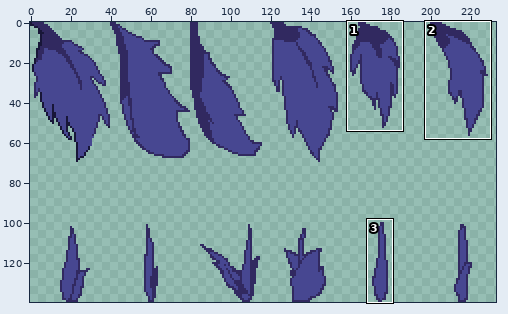
Sprite sheet: Sources/Modules/Yggdrasil/YggdrasilTown/Tiles/LampWood/FemaleLampWood_leaves_dark.png. Above: a wide view before the commit, with the close-up outlined.
Close-up. Old version:
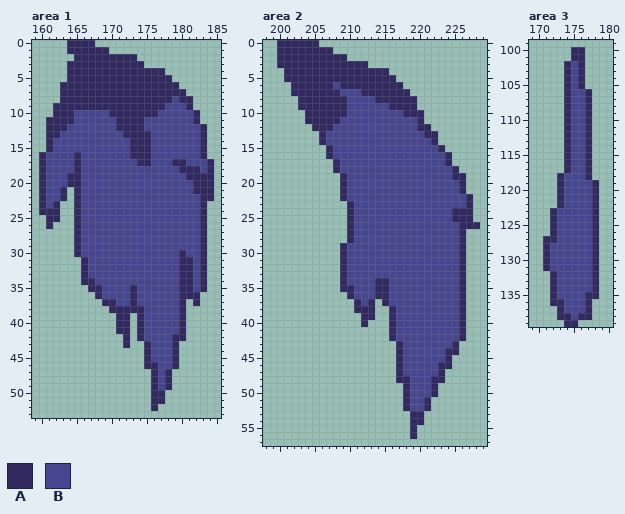
The file is 480x280 pixels, drawn in blocks of 2x2; one block is one cell here. Colours within 5 levels of each other are drawn and written as one. Shown: area 1: x 159..185, y 0..53; area 2: x 198..229, y 0..57; area 3: x 169..180, y 99..139. The wide view leaves out empty margins. The commit also changed other parts of the picture, which this record leaves out.
Palette (. is transparent): A #312960  B #474791
Pixels before, area 1, first column x 160:
 0 ....AAAA.................
 1 ....AAAAAA...............
 2 .....AAAAAAAAA...........
 3 ....AAAAAAAAAAA..........
 4 ....AAAAAAAAAAAAAA.......
 5 ....AAAAAAAAAAAAAAA......
 6 ...AAAAAAAAAAAAAAAAA.....
 7 ...AAAAAAAAAAAAAAAAAA....
 8 ...AAAAAAAAAAAAAAAABAA...
 9 ..AAAAAAAAAAAAAAAABBBA...
10 ..AAABBBBBAAAAAAABBBBBA..
11 .AAAABBBBBBAAAABBBBBBBA..
12 .AAABBBBBBBAAAABBBBBBBBA.
13 .AABBBBBBBBBAAAABBBBBBBA.
14 .ABBBBBBBBBBBAAABBBBBBBA.
15 .ABBBBBBBBBBBAAABBBBBBBA.
16 ABBBBABBBBBBBAAABBBBBBBA.
17 ABBBBABBBBBBBBAABBBAABBBA
18 ABBBBABBBBBBBBBBBBBBAAABA
19 ABBBAABBBBBBBBBBBBBBBAAAA
20 ABBBAABBBBBBBBBBBBBBBBAAA
21 ABBA.ABBBBBBBBBBBBBBBBAAA
22 ABBA.ABBBBBBBBBBBBBBBBBAA
23 ABA..ABBBBBBBBBBBBBBBBBA.
24 AAA..ABBBBBBBBBBBBBBBBBA.
25 .AA..ABBBBBBBBBBBBBBBBBA.
26 .A...ABBBBBBBBBBBBBBBBBA.
27 .....ABBBBBBBBBBBBBBBBBA.
28 .....ABBBBBBBBBBBBBBBBBA.
29 .....ABBBBBBBBBBBBBBBBBA.
30 .....ABBBBBBBBBBBBBBABBA.
31 ......ABBBBBBBBBBBBBAABA.
32 ......ABBBBBBBBBBBBBAABA.
33 ......ABBBBBBBBBBBBBAABA.
34 ......AABBBBBBBBBBBBAABA.
35 .......AABBBBABBBBBBAABA.
36 ........ABBBBABBBBBBAAA..
37 .........AABBABBBBBBA.A..
38 ..........AAAAABBBBBA....
39 ...........AA.ABBBBBA....
40 ...........AA.ABBBBBA....
41 ...........AA.ABBBBBA....
42 ............A.ABBBBAA....
43 ............A..ABBBA.....
44 ...............ABBBA.....
45 ...............ABBBA.....
46 ...............AABBA.....
47 ................ABA......
48 ................ABA......
49 ................ABA......
50 ................AA.......
51 ................AA.......
52 ................A........
Pixels before, area 2, first column x 200:
 0 AAAAAA.......................
 1 AAAAAAAA.....................
 2 AAAAAAAAAA...................
 3 AAAAAAAAAAAAA................
 4 .AAAAAAAAAAAAAAA.............
 5 .AAAAAAAAAAAAAAAA............
 6 ..AAAAAABAAAAAAAAA...........
 7 ..AAAAAAABBBAAAAAAA..........
 8 ...AAAAAAABBBBAAAAAA.........
 9 ...AAAAAAABBBBBBAAAA.........
10 ....AAAAAABBBBBBBBAAA........
11 ....AAAAABBBBBBBBBBBA........
12 .....AAABBBBBBBBBBBBAA.......
13 ......ABBBBBBBBBBBBBBAA......
14 ......ABBBBBBBBBBBBBBBA......
15 .......ABBBBBBBBBBBBBBBA.....
16 .......ABBBBBBBBBBBBBBBBA....
17 ........ABBBBBBBBBBBBBBBA....
18 ........ABBBBBBBBBBBBBBBBA...
19 .........ABBBBBBBBBBBBBBBAA..
20 .........ABBBBBBBBBBBBBBBBA..
21 .........ABBBBBBBBBBBBBBBBA..
22 .........ABBBBBBBBBBBBBBBBBA.
23 ..........ABBBBBBBBBBBBBBBBA.
24 ..........ABBBBBBBBBBBBBBAAA.
25 ..........ABBBBBBBBBBBBBBAAA.
26 ..........ABBBBBBBBBBBBBBBAAA
27 ..........ABBBBBBBBBBBBBBBA..
28 ..........ABBBBBBBBBBBBBBBA..
29 .........ABBBBBBBBBBBBBBBBA..
30 .........ABBBBBBBBBBBBBBBBA..
31 .........ABBBBBBBBBBBBBBBBA..
32 .........ABBBBBBBBBBBBBBBBA..
33 .........ABBBBBBBBBBBBBBBBA..
34 .........ABBBBAABBBBBBBBBBA..
35 .........AABBBAABBBBBBBBBBA..
36 ..........ABBBAABBBBBBBBBBA..
37 ...........ABA.ABBBBBBBBBBA..
38 ...........AAA..ABBBBBBBBBA..
39 ............AA..ABBBBBBBBBA..
40 ............A...ABBBBBBBBBA..
41 ................ABBBBBBBBBA..
42 ................ABBBBBBBBBA..
43 .................ABBBBBBBA...
44 .................ABBBBBBAA...
45 .................ABBBBBBA....
46 .................ABBBBBAA....
47 .................ABBBBBA.....
48 .................AABBBAA.....
49 ..................ABBBA......
50 ..................ABBBA......
51 ..................ABBA.......
52 ..................ABBA.......
53 ...................AA........
54 ...................AA........
55 ...................A.........
56 ...................A.........
Pixels before, area 3, first column x 171:
100 ....AA..
101 ....AA..
102 ...ABA..
103 ...ABA..
104 ...ABA..
105 ...ABA..
106 ...ABBA.
107 ...ABBA.
108 ...ABBA.
109 ...ABBA.
110 ...ABBA.
111 ...ABBA.
112 ...ABBA.
113 ...ABBA.
114 ...ABBA.
115 ...ABBA.
116 ...ABBA.
117 ...ABBA.
118 ..ABBBA.
119 ..ABBBBA
120 ..ABBBBA
121 ..ABBBBA
122 ..ABBBBA
123 .ABBBBBA
124 .ABBBBBA
125 .ABBBBBA
126 .ABBBBBA
127 AABBBBBA
128 ABBBBBBA
129 ABBBBBBA
130 ABBBBBBA
131 ABBBBBBA
132 .ABBBBBA
133 .ABBBBBA
134 .ABBBBBA
135 .ABBBBAA
136 .AABBBA.
137 ..ABBBA.
138 ..AABAA.
139 ...AA...
The same view after the edit:
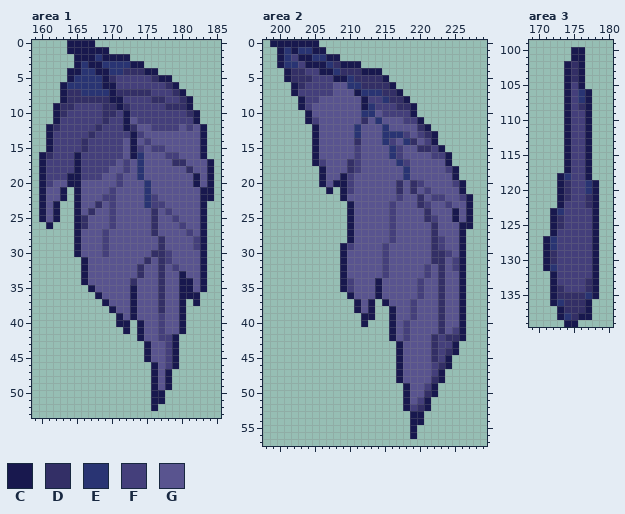
Colours new in this view: C #18184e  D #332f66  E #293473  F #443f7b  G #59548f
Edits made:
Changed rows in their new state; - is an unchanged pixel.
Area 1:
first column x 160:
 0 ----CCCC-----------------
 1 ----CCCCCC---------------
 2 -----CCCECCCC.-----------
 3 ----.CECCEEEECC----------
 4 ----CCEECCEEDDDCC.-------
 5 ----CEEEECDFFFFFDCC------
 6 ---CEEEEECCFFFFFFFDC-----
 7 ---CDDEEEECDDDDDFFFDC----
 8 ---CDDDDDDCCFFFFDDFFDC---
 9 --CDDFFFFDDCDFFFFFDDDC---
10 --CDFFFFFDDFCFFFFFFFFDC--
11 -.CFFFFFFDFFCGFFFFFFFFC--
12 -CDFFFFFDFFFCDGGFFFFGFGC-
13 -CFFFFFDFFFFFCFGGGGGGGGC-
14 -CFFFFDFFFFFGCGFGGGGGGGC-
15 -CFFFFDFFFFFGCFGFFGGGGGC-
16 CDFFFCFFFFFFGCEGGGFFGGGC-
17 CFFFFCFFFFFGFGEGGGGDDGGGC
18 CFFFFCFFFFGGFGEGGGGGGDGGC
19 CFFFCCFFFGGFGGEGGGGGGGCGC
20 CFGGCCGGGGGFGGGEGGGGGGCGC
21 CGGC-CGGGGFGGGGEGGGGGGGCC
22 CGGC-CGGGFFGGGGEFGGGGGGCC
23 CGC--CGGDGFGGGGEFFGGGGGC-
24 CGC--CGDGGFGGGGGDGFGGGGC-
25 CGC--CDGGGFGGGGGDGGFGGGC-
26 -C---CDGGGFGGGGGDGGGFGGC-
27 -----CGGGFGGGGGGDGGGGFGC-
28 -----CGGGFGGGGGGGDGGGGFC-
29 -----CGGGFGGGGGGGDGGGGFC-
30 -----CGGGFGGGGGGDDFGGGGC-
31 ------CGGGGGGGGDGDFGGGGC-
32 ------CGGGGGGGDGGDGFGGGC-
33 ------CGGGGGGGDGGDGGCGGC-
34 ------CGGGGGGDGGGDGGCCGC-
35 -------CGGGGGCGGGDGGCCGC-
36 --------CGGGGCGGGDGGCCC--
37 ---------CGGGCGGGDGGC-C--
38 ----------CGGCGGGDGGC----
39 -----------CGCGGGFGGC----
40 -----------CC-CGGFGGC----
41 -----------.C-CGGFGGC----
42 ------------.-CGGFFC.----
43 ------------.--CGGFC-----
44 ---------------CGGFC-----
45 ---------------CGGFC-----
46 ---------------.CGFC-----
47 ----------------CGC------
48 ----------------CGC------
49 ----------------CGC------
50 ----------------CC-------
51 ----------------CC-------
52 ----------------C--------
Area 2:
first column x 199:
 0 CCCCCCC-----------------------
 1 -CECEECC.---------------------
 2 -CEFCCEECC.-------------------
 3 -CEEFCCCEDCCC.----------------
 4 --CDDFFCCEDDDCCC.-------------
 5 --CDDDFFFCCEDDDDC.------------
 6 ---CDFFFFGGEEDDDDC.-----------
 7 ---CFFFFFGGGCEEEDDC.----------
 8 ----CFFGGGGGGCFFEDDC.---------
 9 ----CFGGGGGGGCEFFFDDC---------
10 -----CGGGGGGGEEGFFFFC.--------
11 -----CFGGGGGGDGEGGGFFC--------
12 ------CGGGGGEGGGEGGGGDC-------
13 ------CGGGGGEGGGEEEFGFDC------
14 ------CGGGGGDGGGEFGEDGFC------
15 ------CGGGGGFGGGGEFGGDDFC-----
16 ------CGGGGGFGGGGEFGGGGFFC----
17 ------CFGGGDFGGGGGEFGGGGGC----
18 -------CGGGDFGGGGGGEGGGGGFC---
19 -------CGGCFGGGGGGGEGGGGGGC.--
20 -------CGCCFGGGGGGDGDFGGGGFC--
21 --------C-CFGGGGGGDGDGFGGGGC--
22 ----------CGGGGGGGFGGDGFFGGFC-
23 -----------CGGGGGFGGGDFGGFGGC-
24 -----------CGGGGGFGGGGDGGGCGC-
25 -----------CGGGGGFGGGGDFGGCGC-
26 -----------CGGGGGFGGGGGDGGGCC.
27 -----------CGGGGGFGGGGGDGGGC--
28 -----------CGGGGGFGGGGGDFGGC--
29 ----------CFGGGGFGGGGGGDFGGC--
30 ----------CGGGGGFGGGGGGDDFGC--
31 ----------CGGGGGFGGGGGGDDGFC--
32 ----------CGGGGGFGGGGGFGDGFC--
33 ----------CGGGGGFGGGGGFGDGGC--
34 ----------CFGGGCGGGGGFGGDGGC--
35 ----------CFGGGCGGGGGFGGDGGC--
36 -----------CGGGCGGGGGFGGDGGC--
37 ------------CGC-CGGGFGGGDGGC--
38 ------------CGC--CGGFGGGDGGC--
39 -------------CC--CGGFGGGDGGC--
40 -------------C---CGFGGGGDGGC--
41 -----------------CGFGGGGDGFC--
42 -----------------CGFGGGDFDDC--
43 ------------------CGGGGDFFC---
44 ------------------CGGGGDFDC---
45 ------------------CGGGGDFC----
46 ------------------CGGGGFDC----
47 ------------------CGGGGFC-----
48 ------------------CGGGGDC-----
49 -------------------CGGFC------
50 -------------------CGGDC------
51 -------------------CGFC-------
52 -------------------CFDC-------
53 --------------------CC--------
54 --------------------CC--------
55 --------------------C---------
56 --------------------C---------
Area 3:
first column x 171:
100 ----CC--
101 ----CC--
102 ---CDC--
103 ---CDC--
104 ---CDC--
105 ---CFC--
106 ---CFEC-
107 ---CFEC-
108 ---CFDC-
109 ---CFFC-
110 ---CFFC-
111 ---CFFC-
112 ---CFFC-
113 ---CFFC-
114 ---CFFC-
115 ---CFFC-
116 ---CFFC-
117 ---CFFC-
118 --CEFFC-
119 --CDFFEC
120 --CDFFEC
121 --CDFFDC
122 --CFFFDC
123 -CEFFFFC
124 -CDFFFFC
125 -CDFFFFC
126 -CFFFFFC
127 CEFFFFFC
128 CEFFFFFC
129 CDFFFFFC
130 CDFFFFFC
131 CEFFFFFC
132 -CFFFFFC
133 -CFFFFDC
134 -CDFFFDC
135 -CDDDDEC
136 -CEDDDC-
137 --CDDDC-
138 --CEDCC-
139 ---CC---
Where, in picture pixels (left, top, right, bottom), the same in both close-ups:
changed: (39, 40, 214, 411)
changed: (270, 40, 480, 439)
changed: (543, 47, 599, 327)
